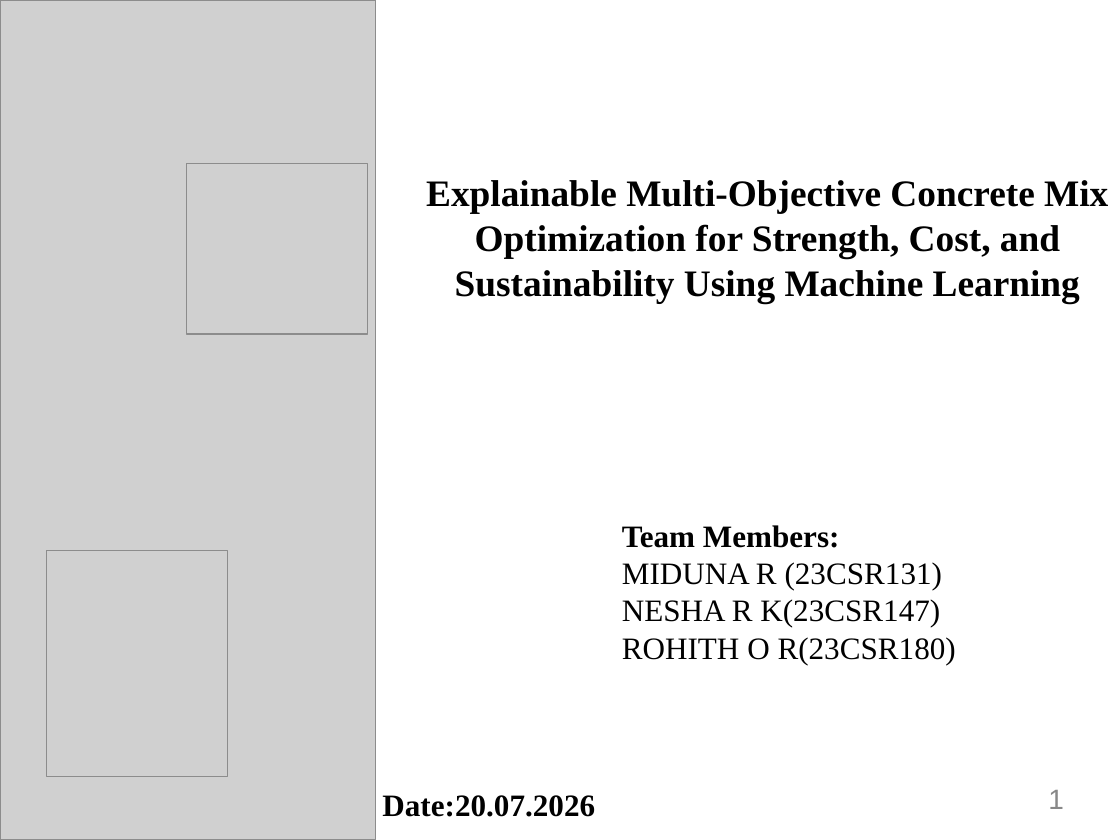
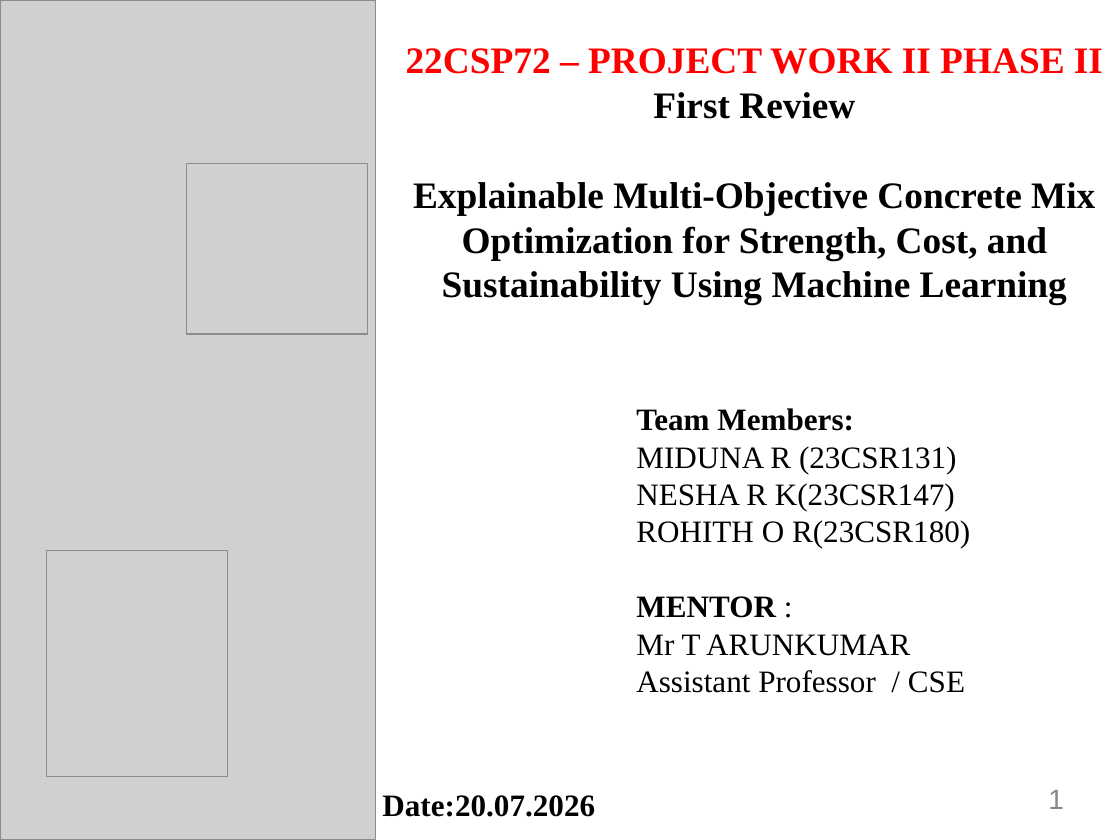
Before and after one commit to Nesha08RK/Concrete_Strength_Prediction, a slide deck: slide 1 of docs/Review1_Presentation.pptx. Drawn at 1120x840 pixels with LibreOffice and Linux fonts; fonts in the diff are those of the drawing; grey boxes stand for pictures. Boxes give left, top, right and bottom in pixels: in the first picture for what was removed or moved away, otherwise in the second. Text is boxed around its words. In the diff, an @@ line names an element or a change of style, - is before the commit and + after.

Commit message:
updated review1 ppt

```diff
--- a/docs/Review1_Presentation.pptx
+++ b/docs/Review1_Presentation.pptx
@@ title at [406, 48, 1103, 305]: text changed @@
-Explainable Multi-Objective Concrete Mix Optimization for Strength, Cost, and Sustainability Using Machine Learning
+22CSP72 – PROJECT WORK II PHASE II
+First Review
+Explainable Multi-Objective Concrete Mix Optimization for Strength, Cost, and Sustainability Using Machine Learning
@@ text "Team Members:": place and size @@
-text "Team Members:" at [622, 525, 956, 665]
+text "Team Members:" at [636, 408, 970, 693]
@@ text at [636, 596, 965, 693]: paragraphs added @@
+MENTOR :
+Mr T ARUNKUMAR
+Assistant Professor / CSE
```
Also in this commit, not shown: 1 other slide changed, 1 slide added, 1 slide removed.
